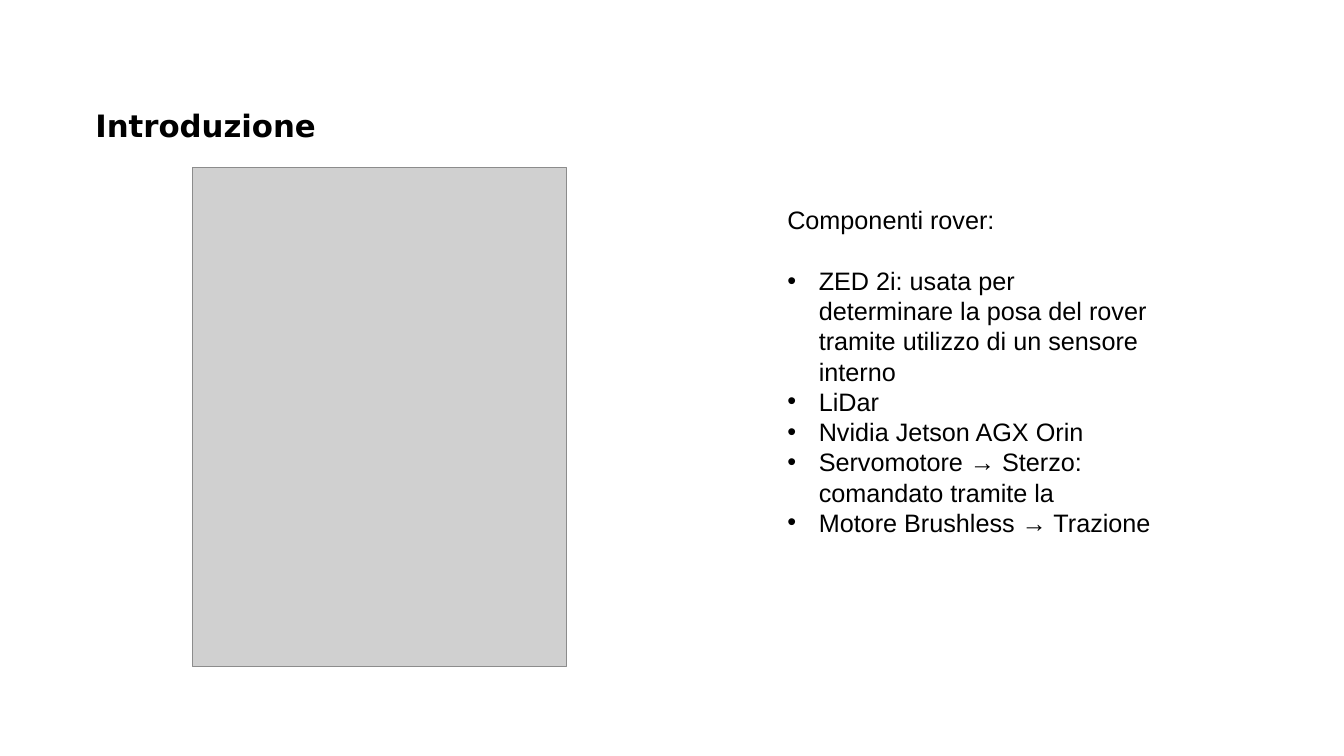
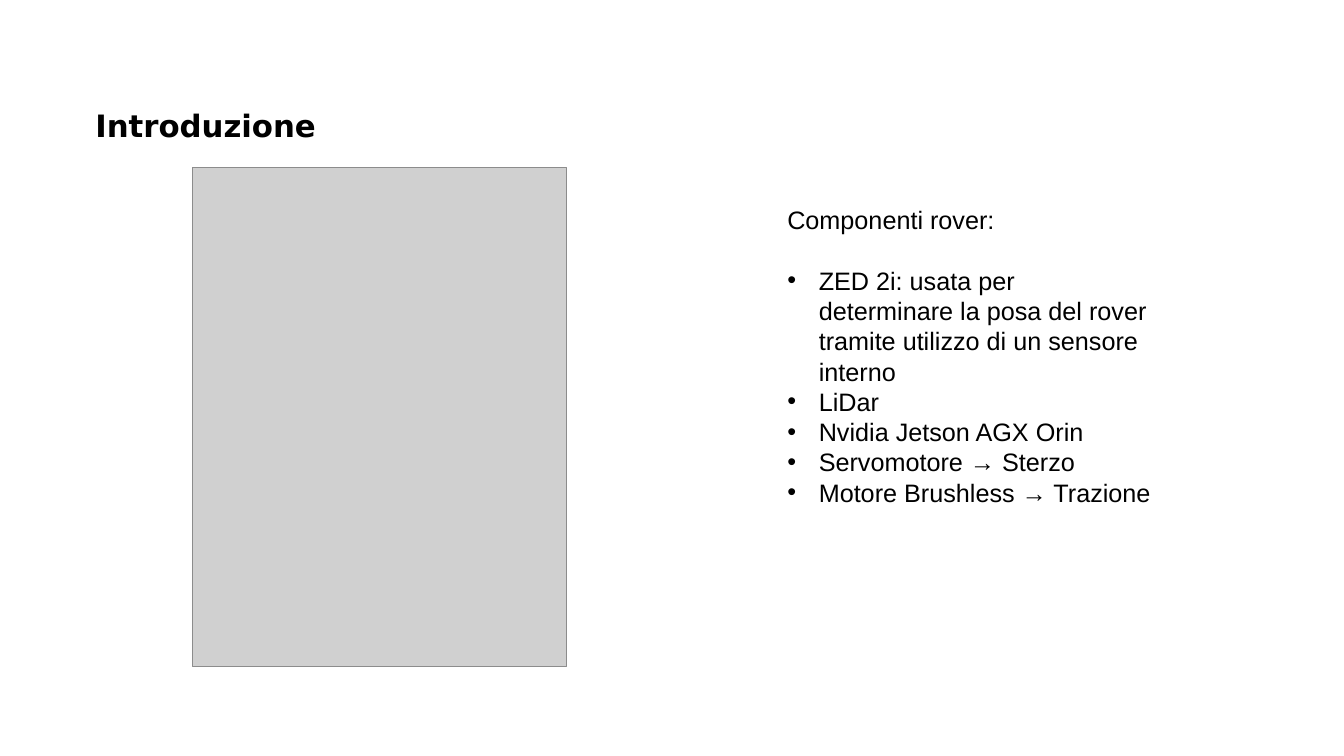
Before and after one commit to MarcoMinarelli/Rover_LabAuto, a slide deck: slide 2 of Presentazione LabAuto.pptx. Drawn at 1344x756 pixels with LibreOffice and Linux fonts; fonts in the diff are those of the drawing; grey boxes stand for pictures; background and template pictures are left out. Boxes give left, top, right and bottom in pixels: in the first picture for what was removed or moved away, otherwise in the second. Text is boxed around its words. In the diff, an @@ line names an element or a change of style, - is before the commit and + after.

```diff
--- a/Presentazione LabAuto.pptx
+++ b/Presentazione LabAuto.pptx
@@ text at <box>819,453,1075,472</box>: text changed @@
-• Servomotore → Sterzo: comandato tramite la
+• Servomotore → Sterzo
```
Also in this commit, not shown: 9 other slides changed, 6 slides added, 4 slides removed.
